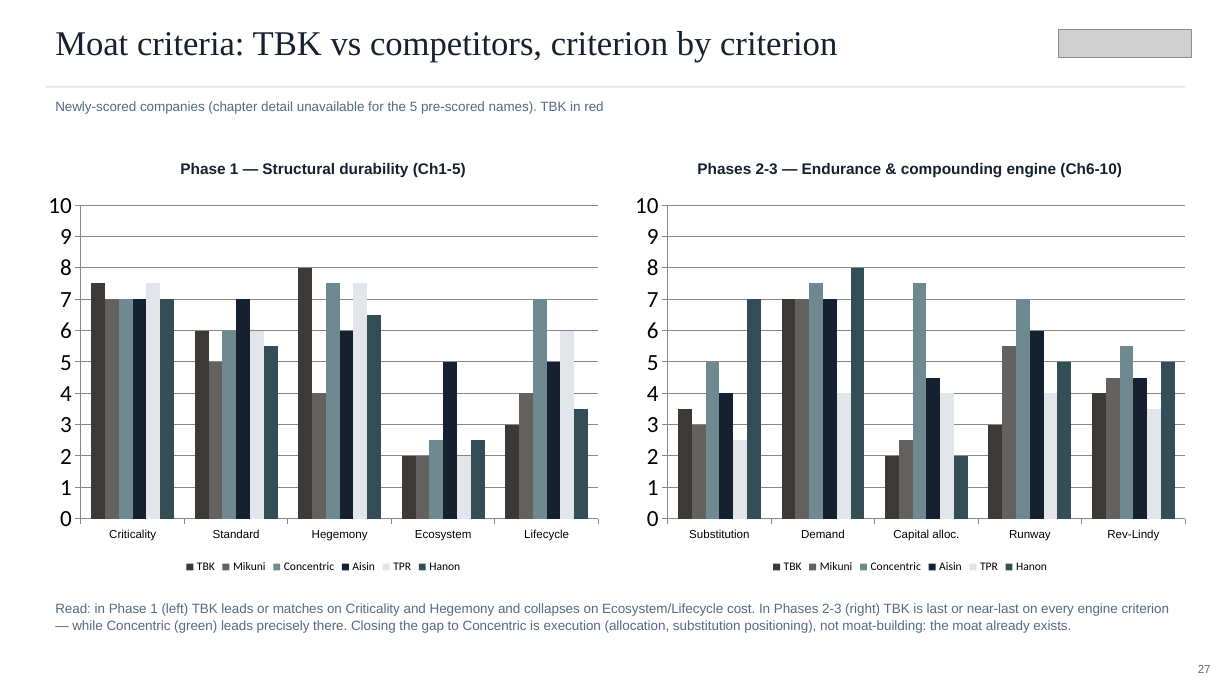
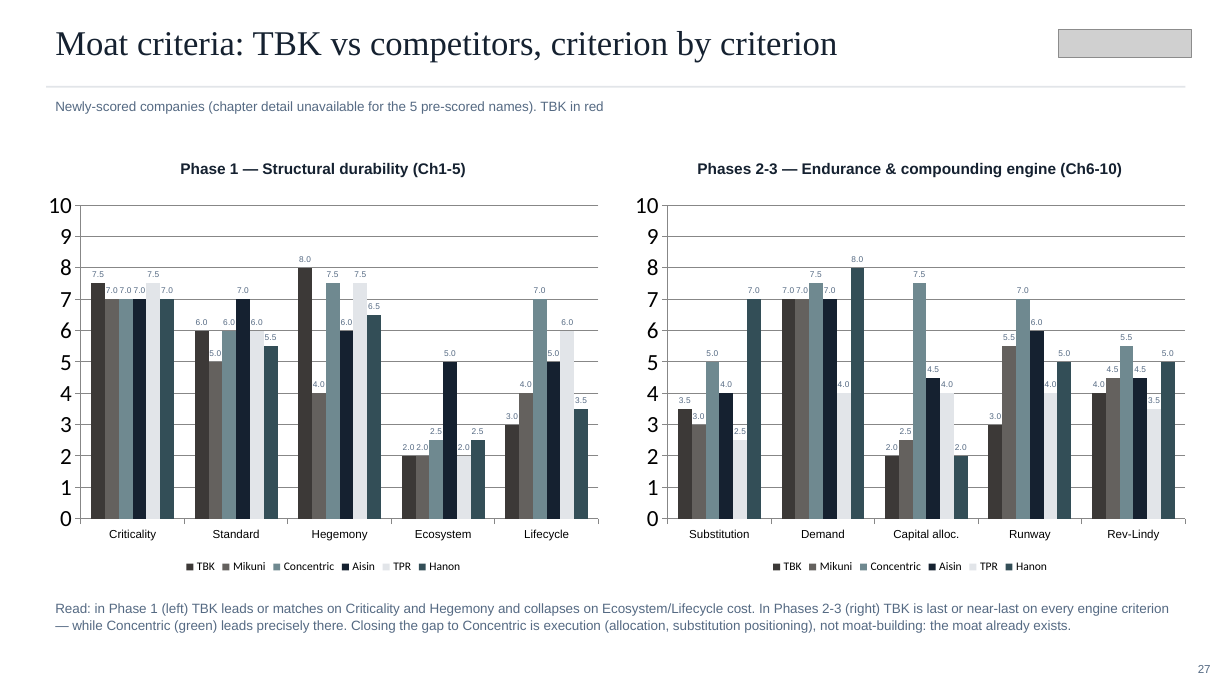
Before and after one commit to charette-lab/Claude, a slide deck: slide 27 of TBK_rd_gap_slides.pptx. Drawn at 1232x693 pixels with LibreOffice and Linux fonts; fonts in the diff are those of the drawing; grey boxes stand for pictures. Boxes give left, top, right and bottom in pixels: in the first picture for what was removed or moved away, otherwise in the second. Text is boxed around its words. In the diff, an @@ line names an element or a change of style, - is before the commit and + after.

```diff
--- a/TBK_rd_gap_slides.pptx
+++ b/TBK_rd_gap_slides.pptx
@@ column chart at box(37, 143, 610, 578) @@
@@ data labels of TBK added @@
@@ data labels of Mikuni added @@
@@ data labels of Concentric added @@
@@ data labels of Aisin added @@
@@ data labels of TPR added @@
@@ data labels of Hanon added @@
@@ column chart at box(624, 143, 1197, 578) @@
@@ data labels of TBK added @@
@@ data labels of Mikuni added @@
@@ data labels of Concentric added @@
@@ data labels of Aisin added @@
@@ data labels of TPR added @@
@@ data labels of Hanon added @@
```
Also in this commit, not shown: 1 other slide changed, 1 other file.
